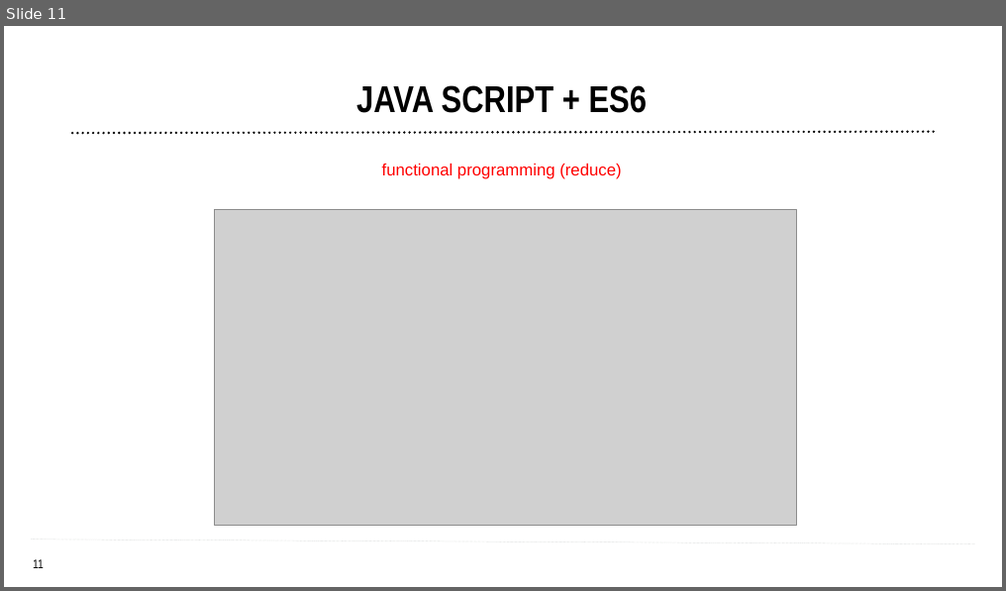
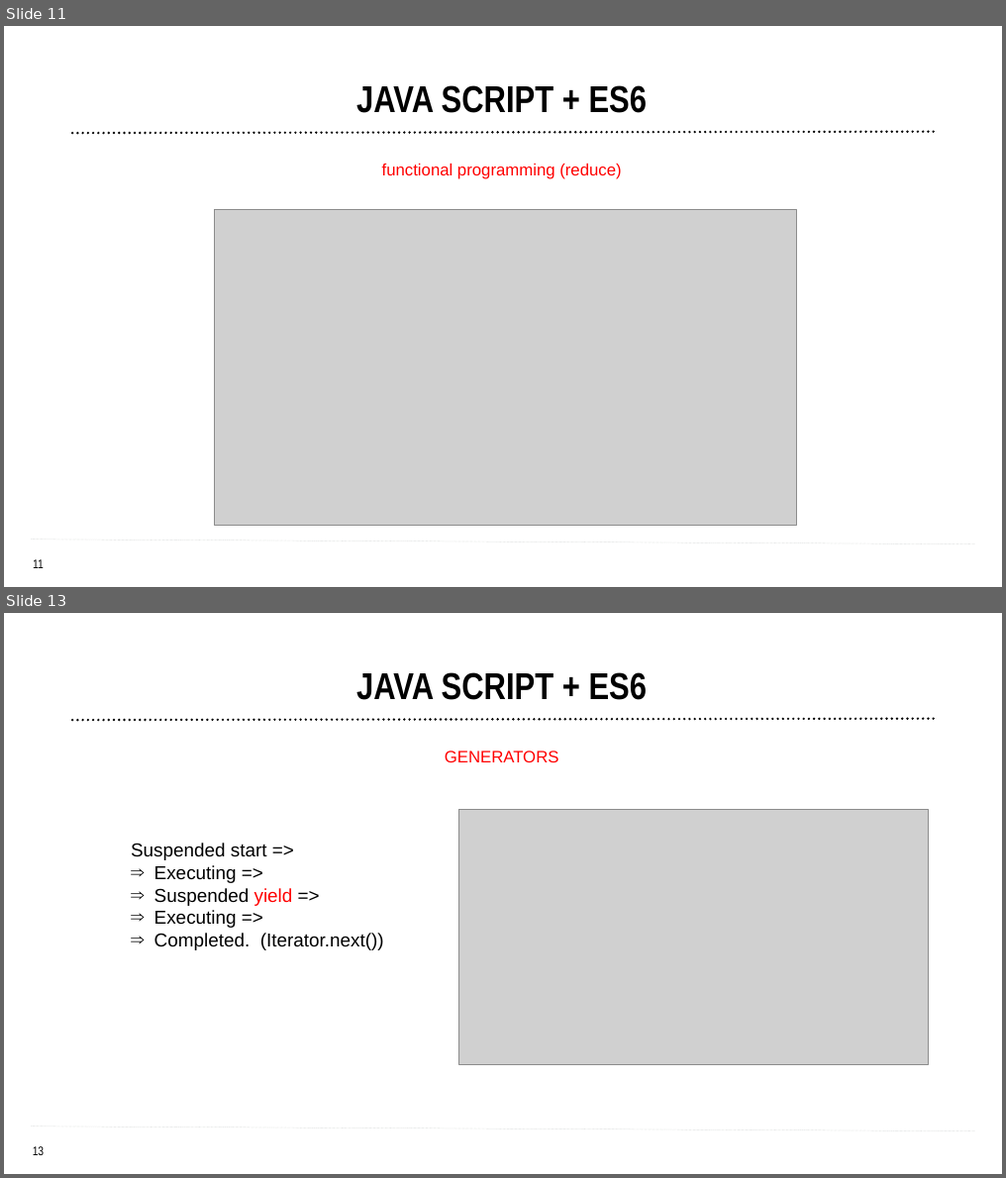
Before and after one commit to christina1992/CucumberJS-Protractor, a slide deck: CucumberJS_Protractor.pptx. Shown one above the other, each under a label of ours: slide 11 before the commit, slides 11 and 13 after it; the slides between them are not shown. The pictures are 1006x591 and 1006x1178 pixels, drawn with LibreOffice and Linux fonts; fonts in the diff are those of the drawing; grey boxes stand for pictures; background and template pictures are left out. Boxes give left, top, right and bottom in pixels: in the first picture for what was removed or moved away, otherwise in the second. Text is boxed around its words. In the diff, an @@ line names an element or a change of style, - is before the commit and + after.

Commit message:
Generators And Promises Added

```diff
--- a/CucumberJS_Protractor.pptx
+++ b/CucumberJS_Protractor.pptx
@@ slide 13 added at (4, 613, 1002, 1174), background #FFFFFF; not listed: 3 template elements that a slide beside it also shows @@
@@ title added at (356, 672, 648, 700), 36 pt, text #000000, bold @@
+JAVA SCRIPT + ES6
@@ text added at (445, 751, 559, 762), 16 pt, text #FF0000 @@
+GENERATORS
@@ picture added at (459, 809, 929, 1065) @@
@@ text added at (131, 843, 384, 951), 18 pt, text #000000 @@
+Suspended start =>
+⇒ Executing =>
+⇒ Suspended yield =>
+⇒ Executing =>
+⇒ Completed. (Iterator.next())
@@ text added at (361, 1051, 452, 1084), 20 pt, text #FFFFFF, bold @@
+TEXT
@@ text added at (591, 1064, 648, 1072), 26 pt, text #FFFFFF, bold @@
+TEXT
```
Also in this commit, not shown: 1 slide changed, 2 other slides added, 5 other files.
